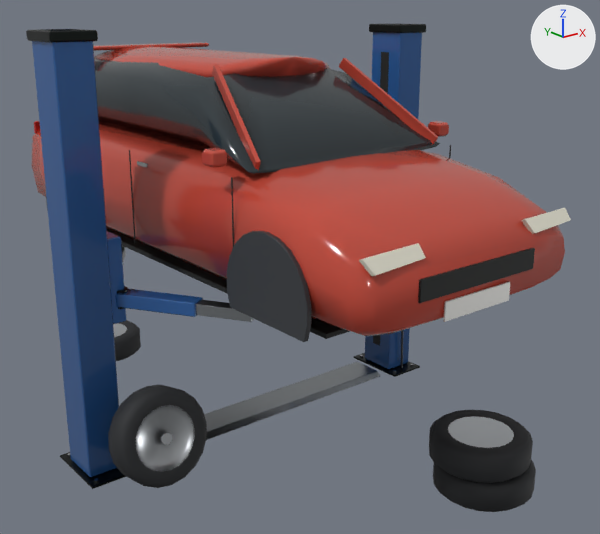
Renders of the glTF model web/public/assets/models/civic_works/carLift.glb from each side of a commit.
Both versions are drawn from a 50 mm camera at (-3.3, -4.59, 2.88) aimed at (0.18, -0.24, 1.14). Lighting does not change. The marker at upper right points along +X, +Y and +Z. The first picture is the older version. Vertices at exactly the same position are counted once.

In view in the first picture: 'carLift'.
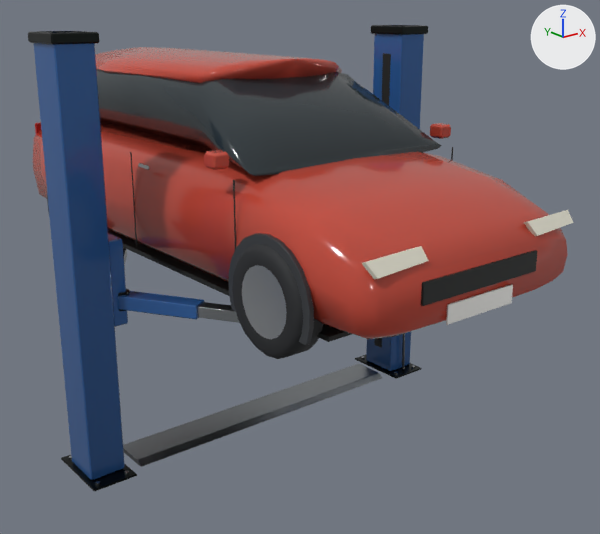
Location of each change, (x1, y1, x2, y2) in pixels of the pictures (600 x 534 px; the box of a moved part takes in the faces that stretch with it):
'carLift', reshaped, moved: before (26, 24, 571, 512); after (28, 25, 574, 492)
part 1 of me_carlift, moved or reshaped (not visible afterwards): before (429, 410, 533, 483)
part 2 of me_carlift, moved or reshaped: before (433, 460, 536, 512); after (232, 244, 323, 359)
part 3 of me_carlift, moved or reshaped (not visible afterwards): before (114, 320, 141, 361)
part 4 of me_carlift, moved or reshaped (not visible afterwards): before (108, 385, 207, 488)
part 5 of me_carlift, moved or reshaped (not visible afterwards): before (448, 416, 514, 448)
part 6 of me_carlift, moved or reshaped (not visible before): after (242, 265, 287, 339)
part 7 of me_carlift, moved or reshaped (not visible afterwards): before (113, 323, 127, 337)
part 8 of me_carlift, moved or reshaped (not visible afterwards): before (136, 405, 194, 472)
part 9 of me_carlift, deleted (mostly hidden): before (93, 42, 438, 445)
part 10 of me_carlift, moved or reshaped: before (94, 46, 331, 77); after (96, 47, 342, 83)
part 11 of me_carlift, recoloured: (34, 43, 468, 489) in both

What changed in the scene script:
```text
Change me_carlift:
    used by ob_carlift; location = (0.0, 0.015, 0.01)
    remove me_carlift.from_pydata(...)  # 4004 vertices, 7592 faces; spans x -1.47..1.47, y -2.06..2.03, z -0.01..2.75
    add me_carlift.from_pydata(...)  # 3484 vertices, 6628 faces; spans x -1.47..1.47, y -1.99..1.99, z 0.0..2.75
    me_carlift part 1: the loose piece of 120 vertices spanning x 0.11..0.73, y -2.04..-1.42, z 0.2..0.4 is multiplied about its middle by the matrix ((0.0, 0.0, 1.0), (-1.0, 0.0, 0.0), (0.0, -1.0, 0.0)), then moved by (0.38, 0.46, 1.11)
    me_carlift part 2: the loose piece of 120 vertices spanning x 0.14..0.76, y -2.06..-1.44, z 0.0..0.2 is multiplied about its middle by the matrix ((0.0, 0.0, -1.0), (1.0, 0.0, 0.0), (0.0, -1.0, 0.0)), then moved by (-1.25, 0.48, 1.31)
    me_carlift part 3: the loose piece of 120 vertices spanning x -0.73..-0.11, y 1.41..2.03, z 0.0..0.2 is multiplied about its middle by the matrix ((0.0, 0.0, 1.0), (-1.0, 0.0, 0.0), (0.0, -1.0, 0.0)), then moved by (1.22, -0.47, 1.31)
    me_carlift part 4: the loose piece of 120 vertices spanning x -1.39..-0.77, y -0.57..-0.27, z 0.0..0.63 is multiplied about its middle by the matrix ((0.0, -0.978, 0.208), (1.0, 0.0, 0.0), (0.0, 0.208, 0.978)), then moved by (0.28, 1.67, 1.1)
    me_carlift part 5: the loose piece of 122 vertices spanning x 0.21..0.62, y -1.94..-1.52, z 0.21..0.39 is multiplied about its middle by the matrix ((0.0, 0.0, 1.0), (-1.0, 0.0, 0.0), (0.0, -1.0, 0.0)), then moved by (0.38, 0.46, 1.11)
    me_carlift part 6: the loose piece of 122 vertices spanning x 0.25..0.65, y -1.96..-1.54, z 0.01..0.19 is multiplied about its middle by the matrix ((0.0, 0.0, -1.0), (1.0, 0.0, 0.0), (0.0, -1.0, 0.0)), then moved by (-1.25, 0.48, 1.31)
    me_carlift part 7: the loose piece of 122 vertices spanning x -0.62..-0.21, y 1.51..1.93, z 0.01..0.19 is multiplied about its middle by the matrix ((0.0, 0.0, 1.0), (-1.0, 0.0, 0.0), (0.0, -1.0, 0.0)), then moved by (1.22, -0.47, 1.31)
    me_carlift part 8: the loose piece of 122 vertices spanning x -1.28..-0.88, y -0.55..-0.29, z 0.1..0.53 is multiplied about its middle by the matrix ((0.0, -0.978, 0.208), (1.0, 0.0, 0.0), (0.0, 0.208, 0.978)), then moved by (0.28, 1.67, 1.09)
    me_carlift part 9: 19 loose pieces with 616 vertices, spanning x -1.12..0.82, y -1.79..1.76, z -0.01..2.59, are deleted
    me_carlift part 10: 56 vertices moved from x -0.52..0.52, y -0.36..1.5, z 2.33..2.57 to x -0.6..0.6, y -0.36..1.5, z 2.33..2.57; 46 vertices removed from x -0.69..0.69, y 1.2..1.3, z 1.45..1.85; 94 vertices added at x -0.71..0.71, y 1.21..1.29, z 1.37..1.45
    me_carlift part 11: 1401 kept faces spanning x -1.47..1.47, y -1.98..1.99, z 0.0..2.74 get new vertex colours
    other edits to the shape of me_carlift do not show in these pictures
Change ob_carlift:
    ob_carlift.location: (0.0, 0.015, 0.01) -> (0.0, -0.004, 0.0)
```
